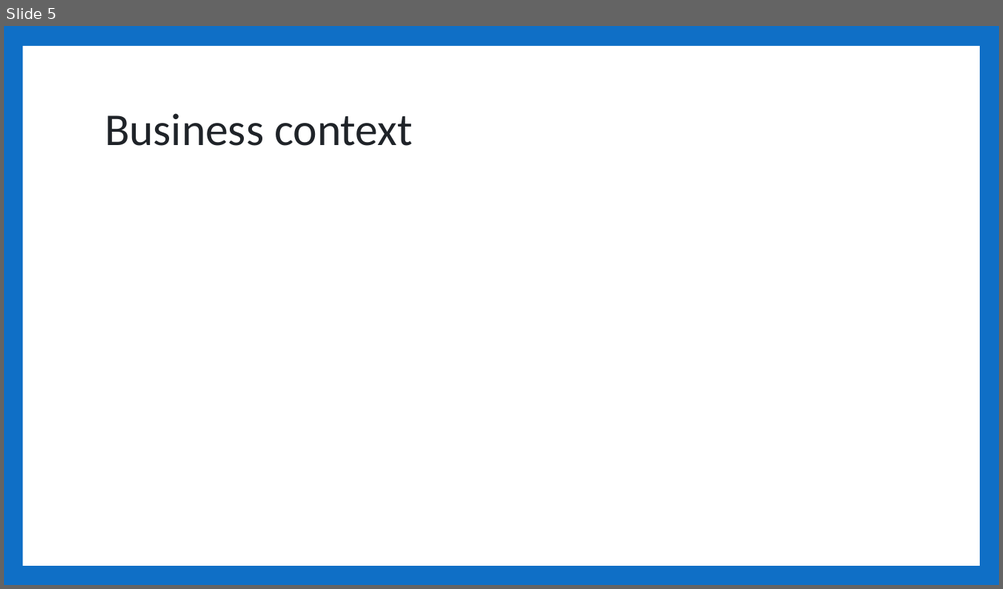
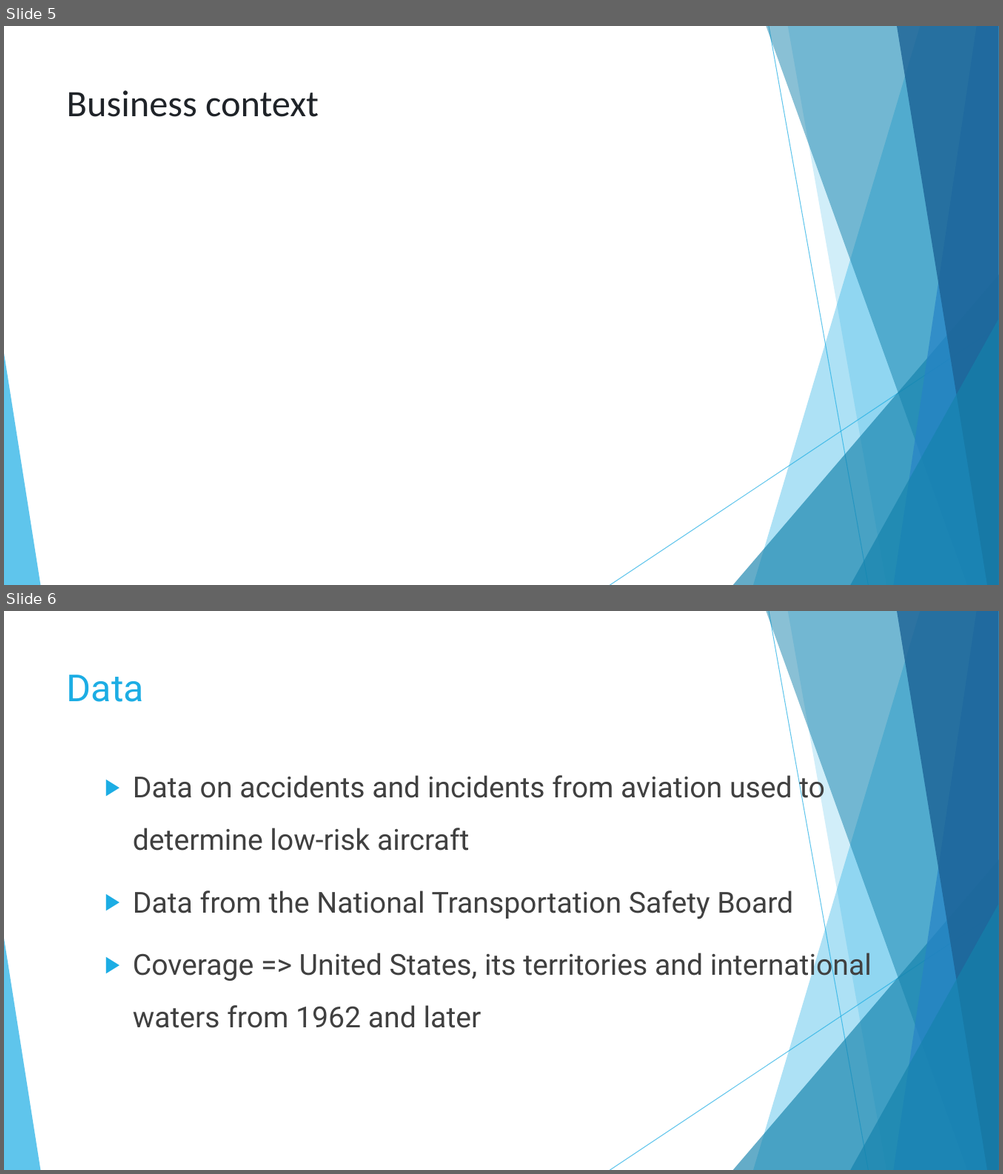
Before and after one commit to mercy-gh/Phase1Project, a slide deck: presentation.pptx. Shown one above the other, each under a label of ours: slide 5 before the commit, slides 5 and 6 after it. The pictures are 1003x589 and 1003x1174 pixels, drawn with LibreOffice and Linux fonts; fonts in the diff are those of the drawing. Boxes give left, top, right and bottom in pixels: in the first picture for what was removed or moved away, otherwise in the second. Text is boxed around its words. In the diff, an @@ line names an element or a change of style, - is before the commit and + after.

```diff
--- a/presentation.pptx
+++ b/presentation.pptx
@@ slide 6 added at (x1=4, y1=611, x2=999, y2=1170), background #FFFFFF; not listed: 10 template elements that a slide beside it also shows @@
@@ title added at (x1=67, y1=675, x2=144, y2=702), 36 pt, text #1CADE4 @@
+Data
@@ text added at (x1=133, y1=772, x2=871, y2=1028), 28 pt, text #404040 @@
+▶ Data on accidents and incidents from aviation used to determine low-risk aircraft
+▶ Data from the National Transportation Safety Board
+▶ Coverage => United States, its territories and international waters from 1962 and later
@@ slide 5 changed as well @@
@@ background #0F6FC6 to #FFFFFF @@
@@ rectangle removed at (x1=22, y1=46, x2=979, y2=566) @@
@@ title "Business context" moved from (x1=105, y1=113, x2=412, y2=146) to (x1=67, y1=90, x2=318, y2=117) @@
@@ title "Business context" at (x1=67, y1=90, x2=318, y2=117): size 44 to 36 pt; line spacing 0.9 to 1; vertical alignment middle to top @@
@@ group added at (x1=4, y1=26, x2=999, y2=585): 5 freeform shapes, 3 triangles, 2 lines @@
```
Also in this commit, not shown: 8 other slides changed, 1 other slide added, 2 slides removed, 3 other files.
